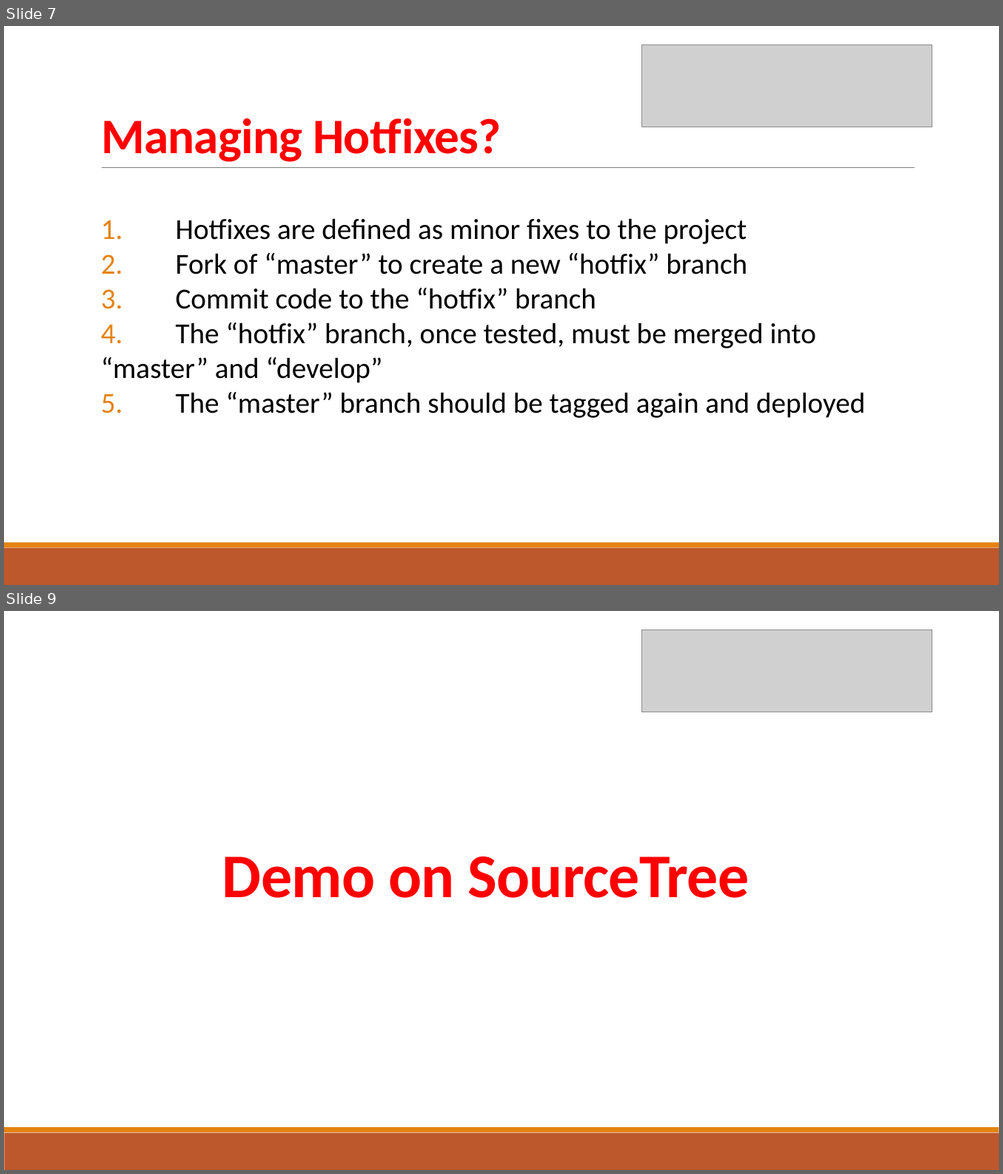
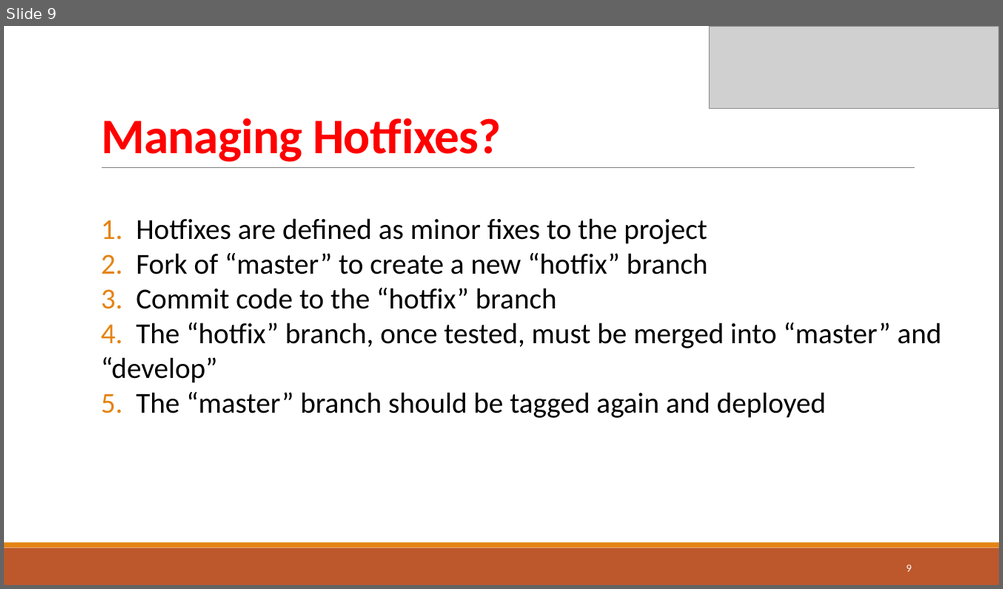
Before and after one commit to TrinhDinhPhuc/DEVNet, a slide deck: Git/How to use Git Flow.pptx. Shown one above the other, each under a label of ours: slides 7 and 9 before the commit, slide 9 after it; the slides between them are not shown. The pictures are 1003x1174 and 1003x589 pixels, drawn with LibreOffice and Linux fonts; fonts in the diff are those of the drawing; grey boxes stand for pictures. Boxes give left, top, right and bottom in pixels: in the first picture for what was removed or moved away, otherwise in the second. Text is boxed around its words. In the diff, an @@ line names an element or a change of style, - is before the commit and + after.

```diff
--- a/Git/How to use Git Flow.pptx
+++ b/Git/How to use Git Flow.pptx
@@ slide 9 removed at (4,611,999,1170), background #FFFFFF; not listed: 2 template elements that a slide beside it also shows @@
@@ picture removed at (642,629,932,712) @@
@@ title removed at (222,857,748,898) @@
-Demo on SourceTree
@@ what was slide 7 is now slide 9 @@
@@ slide 9 changed as well @@
@@ picture: place and size @@
-picture at (642,44,932,127)
+picture at (709,26,999,109)
@@ text "1. Hotfixes are defined as ..." rewrapped from (101,218,865,418) to (101,218,942,418) @@
@@ page number added at (906,565,911,572), 10.5 pt, text #FFFFFF @@
+9
```
Also in this commit, not shown: 4 other slides changed, 6 slides added, 3 other slides removed, 11 other files.
